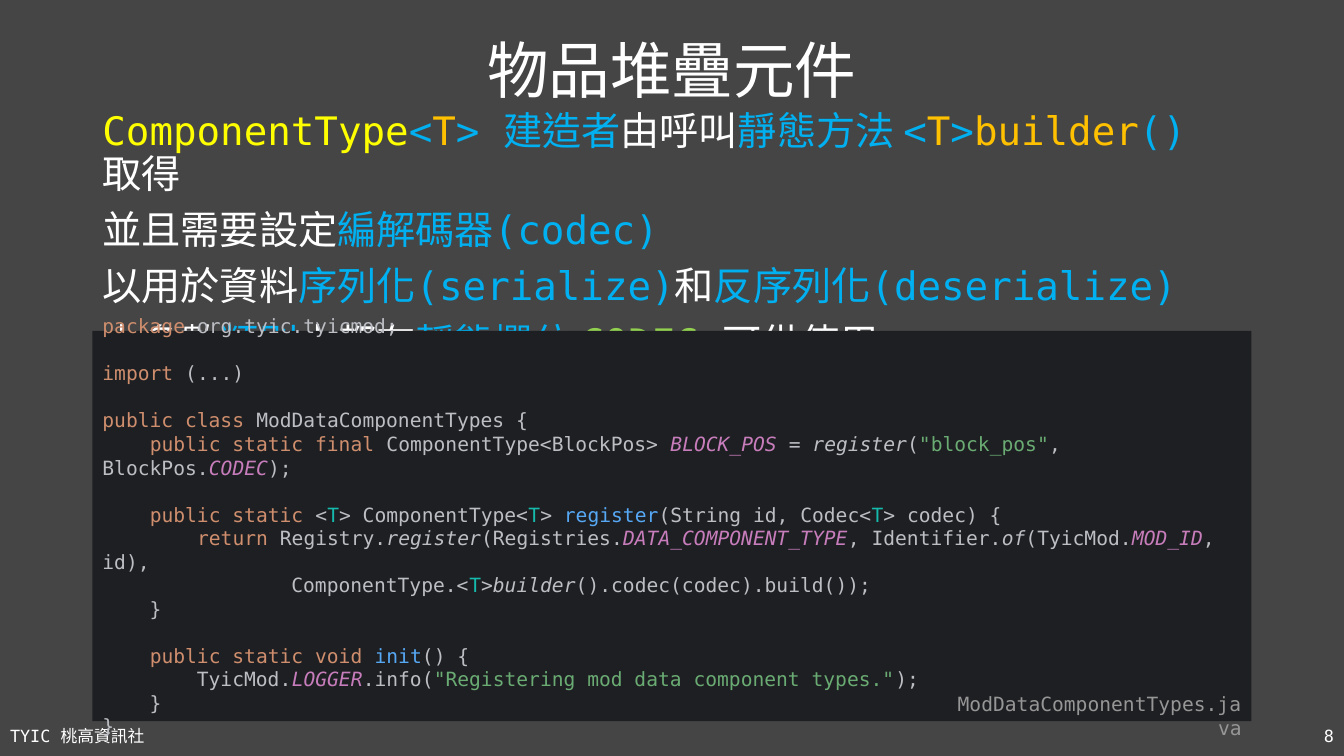
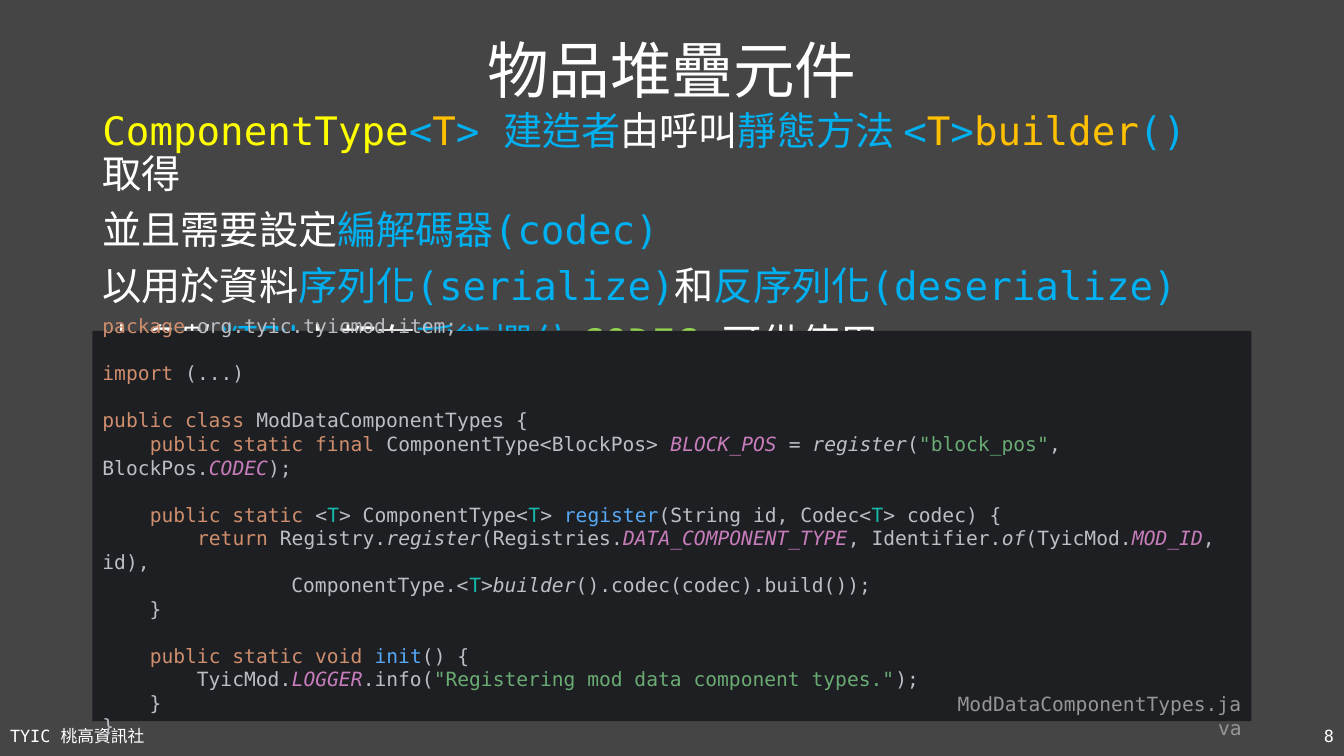
Before and after one commit to TYSHIC/slides, a slide deck: slide 8 of ppt/54_Java 專案：NBT.pptx. Drawn at 1344x756 pixels with LibreOffice and Linux fonts; fonts in the diff are those of the drawing. Boxes give left, top, right and bottom in pixels: in the first picture for what was removed or moved away, otherwise in the second. Text is boxed around its words. In the diff, an @@ line names an element or a change of style, - is before the commit and + after.

```diff
--- a/ppt/54_Java 專案：NBT.pptx
+++ b/ppt/54_Java 專案：NBT.pptx
@@ text in rectangle at [102,318,1215,690]: text changed @@
-package org.tyic.tyicmod;
-import (...)
-public class ModDataComponentTypes {
-public static final ComponentType<BlockPos> BLOCK_POS = register("block_pos", BlockPos.CODEC);
-public static <T> ComponentType<T> register(String id, Codec<T> codec) {
-return Registry.register(Registries.DATA_COMPONENT_TYPE, Identifier.of(TyicMod.MOD_ID, id),
-ComponentType.<T>builder().codec(codec).build());
-}
-public static void init() {
-TyicMod.LOGGER.info("Registering mod data component types.");
-}
-}
+package org.tyic.tyicmod.item;
+import (...)
+public class ModDataComponentTypes {
+public static final ComponentType<BlockPos> BLOCK_POS = register("block_pos", BlockPos.CODEC);
+public static <T> ComponentType<T> register(String id, Codec<T> codec) {
+return Registry.register(Registries.DATA_COMPONENT_TYPE, Identifier.of(TyicMod.MOD_ID, id),
+ComponentType.<T>builder().codec(codec).build());
+}
+public static void init() {
+TyicMod.LOGGER.info("Registering mod data component types.");
+}
+}
```
Also in this commit, not shown: 2 other slides changed, 3 slides added, 1 slide removed, 10 other files.
